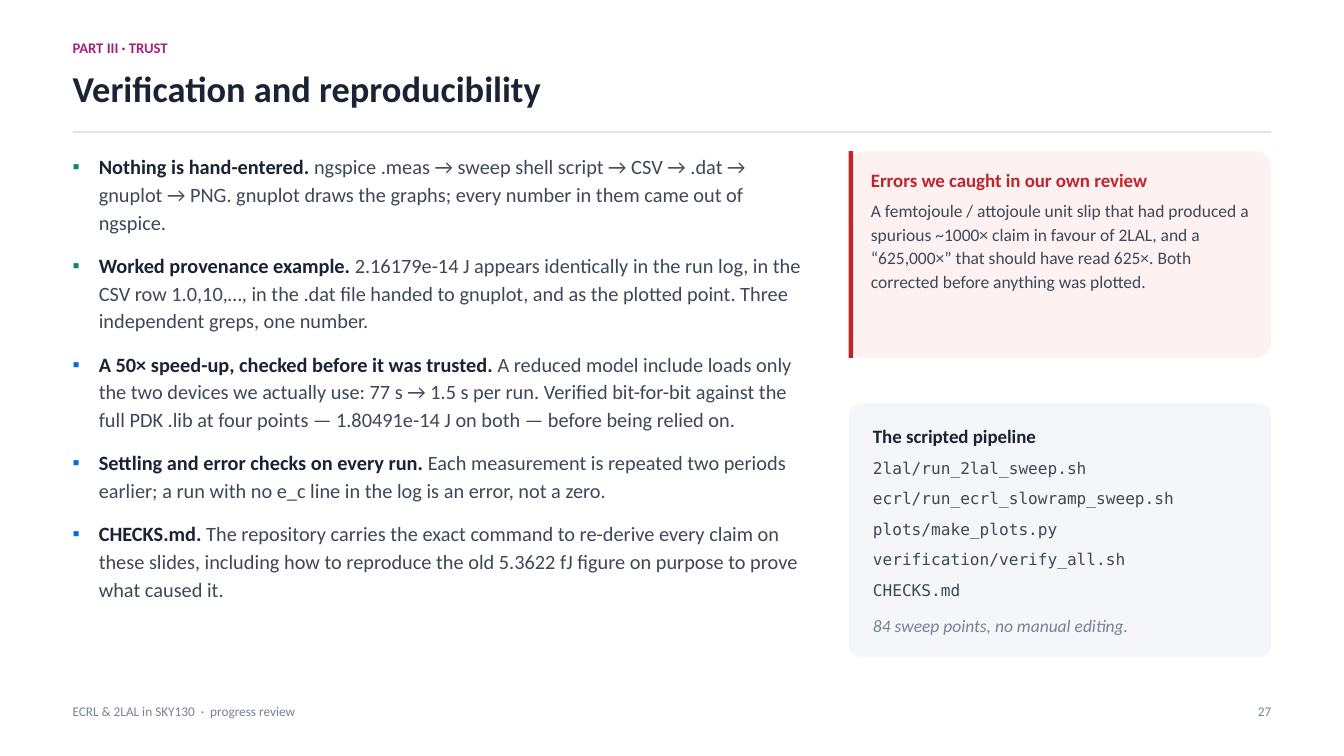
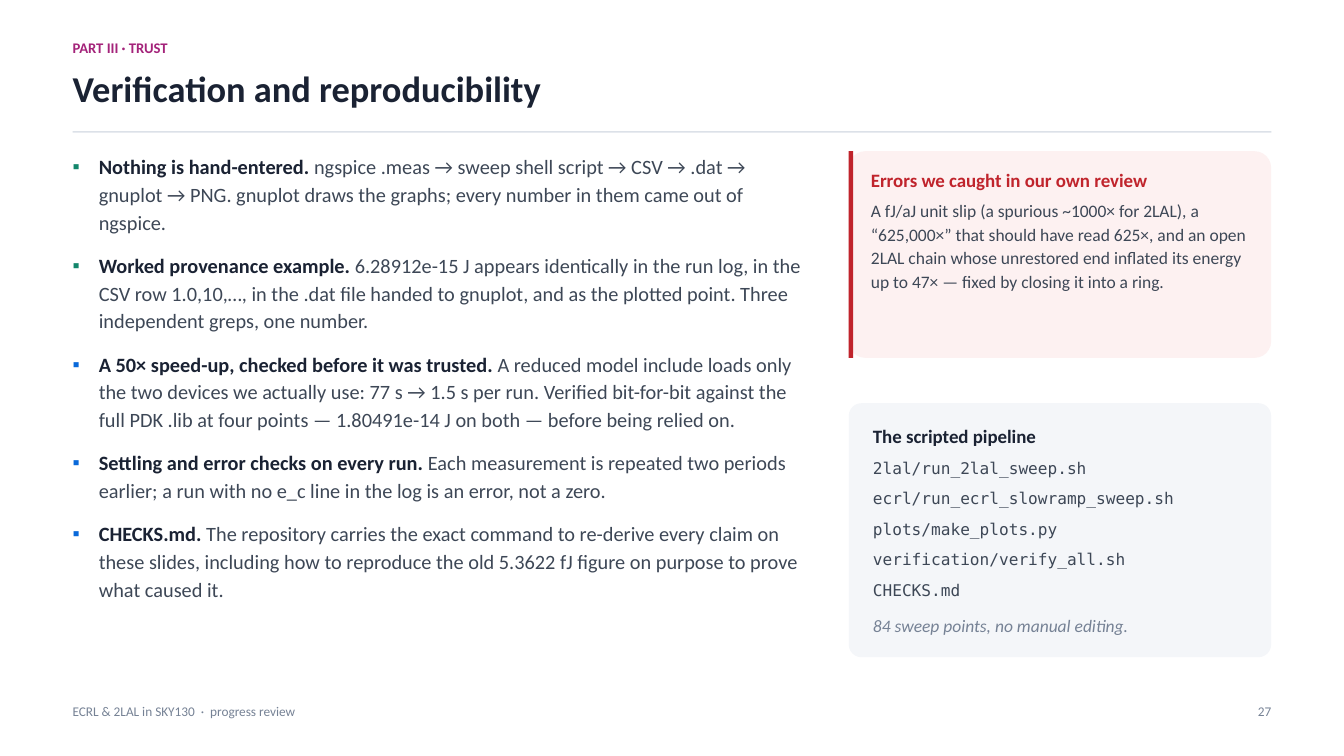
Before and after one commit to Sairam-Kesanapalli/Adiabatic_sweep, a slide deck: slide 27 of slides/ECRL_2LAL_Progress_Review.pptx. Drawn at 1344x756 pixels with LibreOffice and Linux fonts; fonts in the diff are those of the drawing. Boxes give left, top, right and bottom in pixels: in the first picture for what was removed or moved away, otherwise in the second. Text is boxed around its words. In the diff, an @@ line names an element or a change of style, - is before the commit and + after.

Commit message:
Slides update and energy meter calibration

```diff
--- a/slides/ECRL_2LAL_Progress_Review.pptx
+++ b/slides/ECRL_2LAL_Progress_Review.pptx
@@ text at <box>871,204,1246,291</box>: text changed @@
-A femtojoule / attojoule unit slip that had produced a spurious ~1000× claim in favour of 2LAL, and a “625,000×” that should have read 625×. Both corrected before anything was plotted.
+A fJ/aJ unit slip (a spurious ~1000× for 2LAL), a “625,000×” that should have read 625×, and an open 2LAL chain whose unrestored end inflated its energy up to 47× — fixed by closing it into a ring.
@@ text at <box>99,258,801,332</box>: text changed @@
-▪ Worked provenance example. 2.16179e-14 J appears identically in the run log, in the CSV row 1.0,10,…, in the .dat file handed to gnuplot, and as the plotted point. Three independent greps, one number.
+▪ Worked provenance example. 6.28912e-15 J appears identically in the run log, in the CSV row 1.0,10,…, in the .dat file handed to gnuplot, and as the plotted point. Three independent greps, one number.
```
Also in this commit, not shown: 8 other slides changed, 15 other files.
